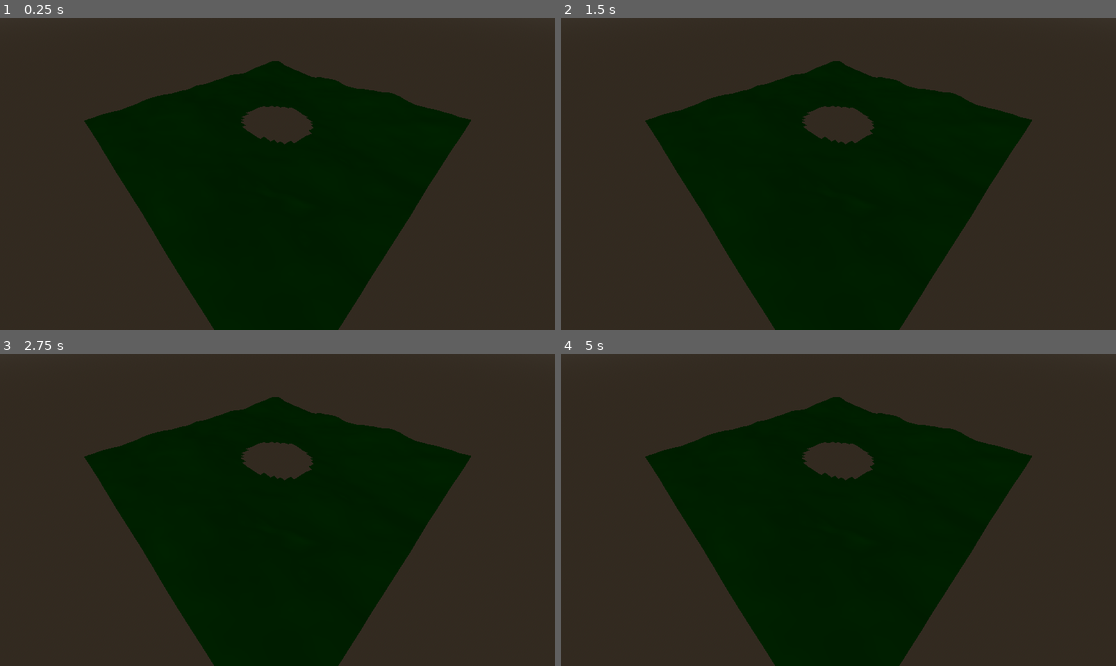
Above: before the commit, frames 1-4 (two rows, left to right).
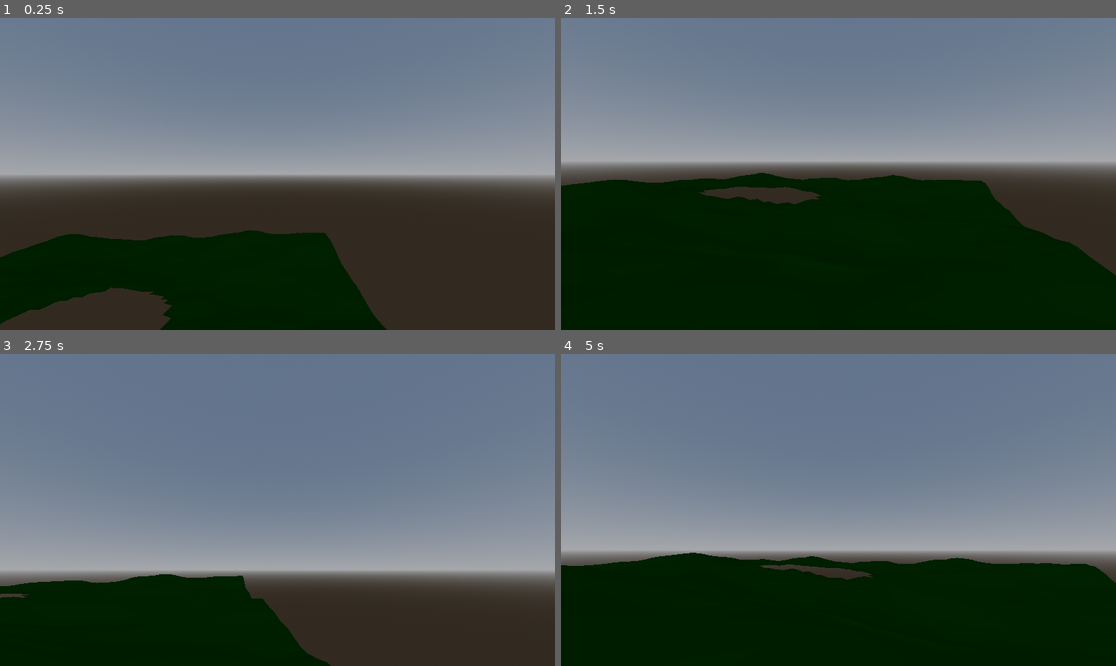
Above: after the commit, the same moments.

Repository: ShunNebula/MadeInAbyss
Game: Godot game, scene res://main.tscn
The game is run twice, just before and just after one commit, with the same random seed, the same clock (stepped at 60 frames per second) and the same inputs.
Inputs (mouse positions are in pixels of both pictures, inside the frame that each line leads up to):
- Up to frame 1 (0.25 s): no input
- Up to frame 2 (1.5 s): tap Enter (ui_accept) at 0.5, 0.6, 0.77, 1.07, 1.35 s; move the mouse to (960, 158) at 0.52 s; hold D (move_right, bound only after the commit) 0.53-1.28 s; move the mouse to (727, 189) at 1.27 s; hold S (move_back, bound only after the commit) from 1.28 s (still down)
- Up to frame 3 (2.75 s): tap Enter (ui_accept) at 1.52, 1.82, 2.1 s; move the mouse to (333, 441) at 2.02 s; release S (move_back, bound only after the commit) at 2.03 s; hold D (move_right, bound only after the commit) from 2.03 s (still down)
- Up to frame 4 (5 s): move the mouse to (810, 572) at 2.77 s; release D (move_right, bound only after the commit) at 2.78 s; hold W (move_forward, bound only after the commit) 2.78-3.53 s; tap Enter (ui_accept) at 2.85, 3.02, 3.32, 3.6, 3.77, 4.07, 4.35, 4.52, 4.82 s; move the mouse to (1005, 556) at 3.52 s; hold A (move_left, bound only after the commit) from 3.53 s (still down); move the mouse to (672, 463) at 4.27 s

The runs differ from the first frame. In frame 1, 71% of the frame differs, in the area x 0-100%, y 0-100%; in frame 2, 77%; in frame 3, 86%; in frame 4, 89%.

Commit message:
Chapter 2: Implement playable CharacterBody3D controller

Diff:
--- /dev/null
+++ b/Scenes/Player.tscn
@@ -0,0 +1,23 @@
+[gd_scene load_steps=4 format=3 uid="uid://cg7hj665qrjit"]
+
+[ext_resource type="Script" uid="uid://ch012gtvrb66c" path="res://Scripts/Player.gd" id="1_rpqav"]
+
+[sub_resource type="CapsuleMesh" id="CapsuleMesh_qbkls"]
+radius = 0.4
+height = 1.8
+
+[sub_resource type="CapsuleShape3D" id="CapsuleShape3D_rpqav"]
+radius = 0.4
+height = 1.8
+
+[node name="Player" type="CharacterBody3D"]
+script = ExtResource("1_rpqav")
+
+[node name="MeshInstance3D" type="MeshInstance3D" parent="."]
+mesh = SubResource("CapsuleMesh_qbkls")
+
+[node name="CollisionShape3D" type="CollisionShape3D" parent="."]
+shape = SubResource("CapsuleShape3D_rpqav")
+
+[node name="Camera3D" type="Camera3D" parent="."]
+transform = Transform3D(1, 0, 0, 0, 1, 0, 0, 0, 1, 0, 0.6, 0)
--- /dev/null
+++ b/Scripts/Player.gd
@@ -0,0 +1,55 @@
+extends CharacterBody3D
+
+# --- Настройки движения ---
+@export var move_speed: float = 5.0
+@export var jump_velocity: float = 4.5
+@export var mouse_sensitivity: float = 0.002 # Чувствительность мыши
+
+# --- Внутренние переменные ---
+var gravity = ProjectSettings.get_setting("physics/3d/default_gravity")
+
+# Получаем ссылку на камеру, которую мы добавим на следующем шаге
+@onready var camera = $Camera3D
+
+func _ready() -> void:
+	# Захватываем курсор мыши, чтобы он не выходил за пределы окна
+	Input.set_mouse_mode(Input.MOUSE_MODE_CAPTURED)
+
+func _unhandled_input(event: InputEvent) -> void:
+	# Вращение камеры с помощью мыши
+	if event is InputEventMouseMotion:
+		# Вращение игрока влево-вправо (вокруг оси Y)
+		rotate_y(-event.relative.x * mouse_sensitivity)
+		# Вращение игрока вверх-вниз (вокруг оси X)
+		camera.rotate_x(-event.relative.y * mouse_sensitivity)
+		# Ограничиваем поворот камеры вверх-вниз, чтобы избежать "сальто"
+		camera.rotation.x = clamp(camera.rotation.x, deg_to_rad(-80), deg_to_rad(80))
+
+func _physics_process(delta: float) -> void:
+	# --- Гравитация ---
+	# Добавляем гравиттацию, если персонаж не на полу
+	if not is_on_floor():
+		velocity += get_gravity() * delta
+
+	# --- Прыжок ---
+	# Обрабатываем прыжок. Input.is_action_just_pressedсрабатывает только один разпри нажатии
+	if Input.is_action_just_pressed("ui_accept") and is_on_floor():
+		velocity.y = jump_velocity
+
+	# --- Движение ---
+	# Получаем вектор ввода от клавиш (WASD)
+	var input_dir = Input.get_vector("move_left", "move_right", "move_forward", "move_back")
+	# Преобразуем 2D-вектор ввода в 3D-направление с учетом поворота игрока
+	var direction = (transform.basis * Vector3(input_dir.x, 0, input_dir.y)).normalized()
+
+	# Применяем движение
+	if direction:
+		velocity.x = direction.x * move_speed
+		velocity.z = direction.z * move_speed
+	else:
+		# Плавное замедление, если клавиши не нажаты
+		velocity.x = move_toward(velocity.x, 0, move_speed)
+		velocity.z = move_toward(velocity.z, 0, move_speed)
+
+	# Вызываем встроенную функцию CharacterBody3D, которая обрабатывает движение и столкновения
+	move_and_slide()
--- a/main.tscn
+++ b/main.tscn
@@ -1,4 +1,6 @@
-[gd_scene load_steps=4 format=3 uid="uid://b7wbks55riw6h"]
+[gd_scene load_steps=5 format=3 uid="uid://b7wbks55riw6h"]
+
+[ext_resource type="PackedScene" uid="uid://cg7hj665qrjit" path="res://Scenes/Player.tscn" id="1_ig7tw"]
 
 [sub_resource type="ProceduralSkyMaterial" id="ProceduralSkyMaterial_7dm0k"]
 sky_top_color = Color(0.38431373, 0.45490196, 0.54901963, 1)
@@ -19,7 +21,7 @@
 [node name="WorldEnvironment" type="WorldEnvironment" parent="."]
 environment = SubResource("Environment_0xm2m")
 
-[node name="Camera3D" type="Camera3D" parent="."]
-transform = Transform3D(0.70710677, -0.49999997, 0.49999997, 0, 0.70710677, 0.70710677, -0.70710677, -0.49999997, 0.49999997, 30, 30, 30)
+[node name="LayerContainer" type="Node3D" parent="."]
 
-[node name="LayerContainer" type="Node3D" parent="."]
+[node name="Player" parent="." instance=ExtResource("1_ig7tw")]
+transform = Transform3D(1, 0, 0, 0, 1, 0, 0, 0, 1, 20, 20, 20)
--- a/project.godot
+++ b/project.godot
@@ -19,3 +19,26 @@
 
 Global="*res://Scripts/Global.gd"
 AbyssManager="*res://Scripts/AbyssManager.gd"
+
+[input]
+
+move_forward={
+"deadzone": 0.2,
+"events": [Object(InputEventKey,"resource_local_to_scene":false,"resource_name":"","device":-1,"window_id":0,"alt_pressed":false,"shift_pressed":false,"ctrl_pressed":false,"meta_pressed":false,"pressed":false,"keycode":0,"physical_keycode":87,"key_label":0,"unicode":87,"location":0,"echo":false,"script":null)
+]
+}
+move_back={
+"deadzone": 0.2,
+"events": [Object(InputEventKey,"resource_local_to_scene":false,"resource_name":"","device":0,"window_id":0,"alt_pressed":false,"shift_pressed":false,"ctrl_pressed":false,"meta_pressed":false,"pressed":false,"keycode":0,"physical_keycode":83,"key_label":0,"unicode":0,"location":0,"echo":false,"script":null)
+]
+}
+move_left={
+"deadzone": 0.2,
+"events": [Object(InputEventKey,"resource_local_to_scene":false,"resource_name":"","device":0,"window_id":0,"alt_pressed":false,"shift_pressed":false,"ctrl_pressed":false,"meta_pressed":false,"pressed":false,"keycode":0,"physical_keycode":65,"key_label":0,"unicode":0,"location":0,"echo":false,"script":null)
+]
+}
+move_right={
+"deadzone": 0.2,
+"events": [Object(InputEventKey,"resource_local_to_scene":false,"resource_name":"","device":0,"window_id":0,"alt_pressed":false,"shift_pressed":false,"ctrl_pressed":false,"meta_pressed":false,"pressed":false,"keycode":0,"physical_keycode":68,"key_label":0,"unicode":0,"location":0,"echo":false,"script":null)
+]
+}
Not shown, added: Scripts/Player.gd.uid
